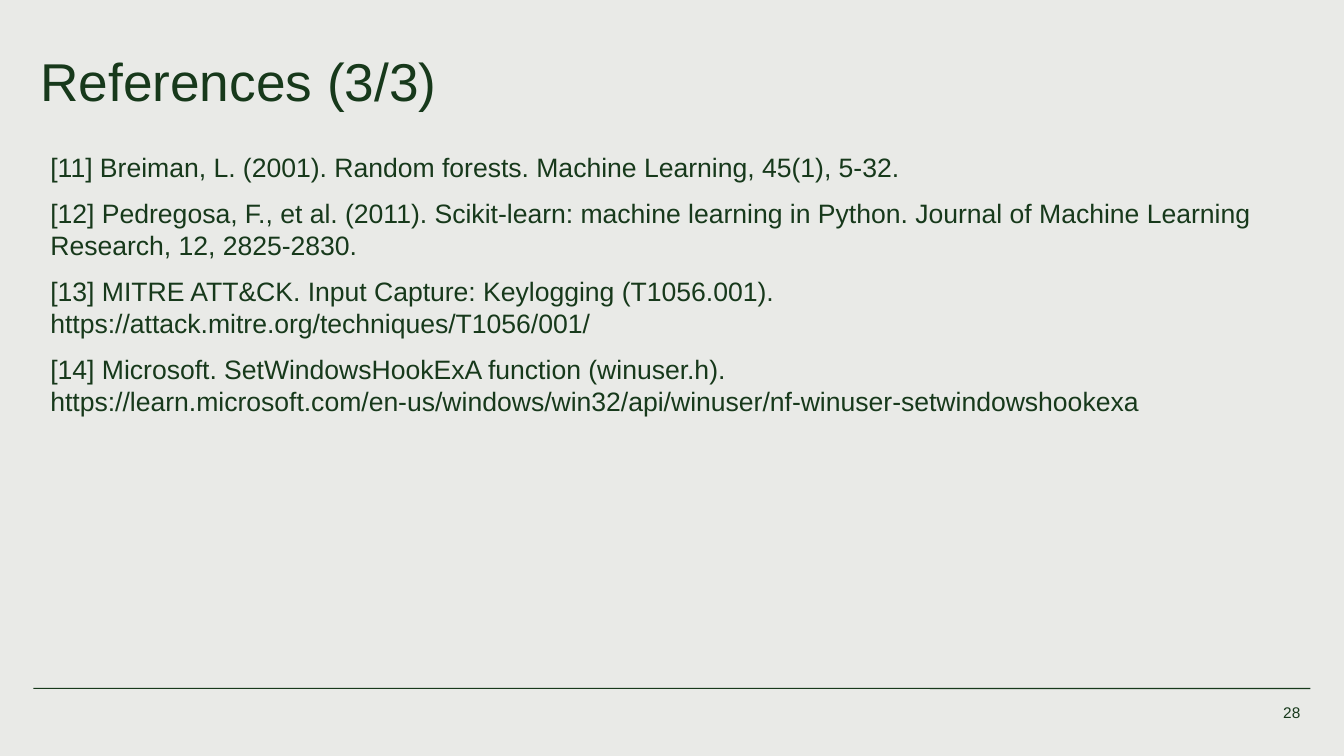
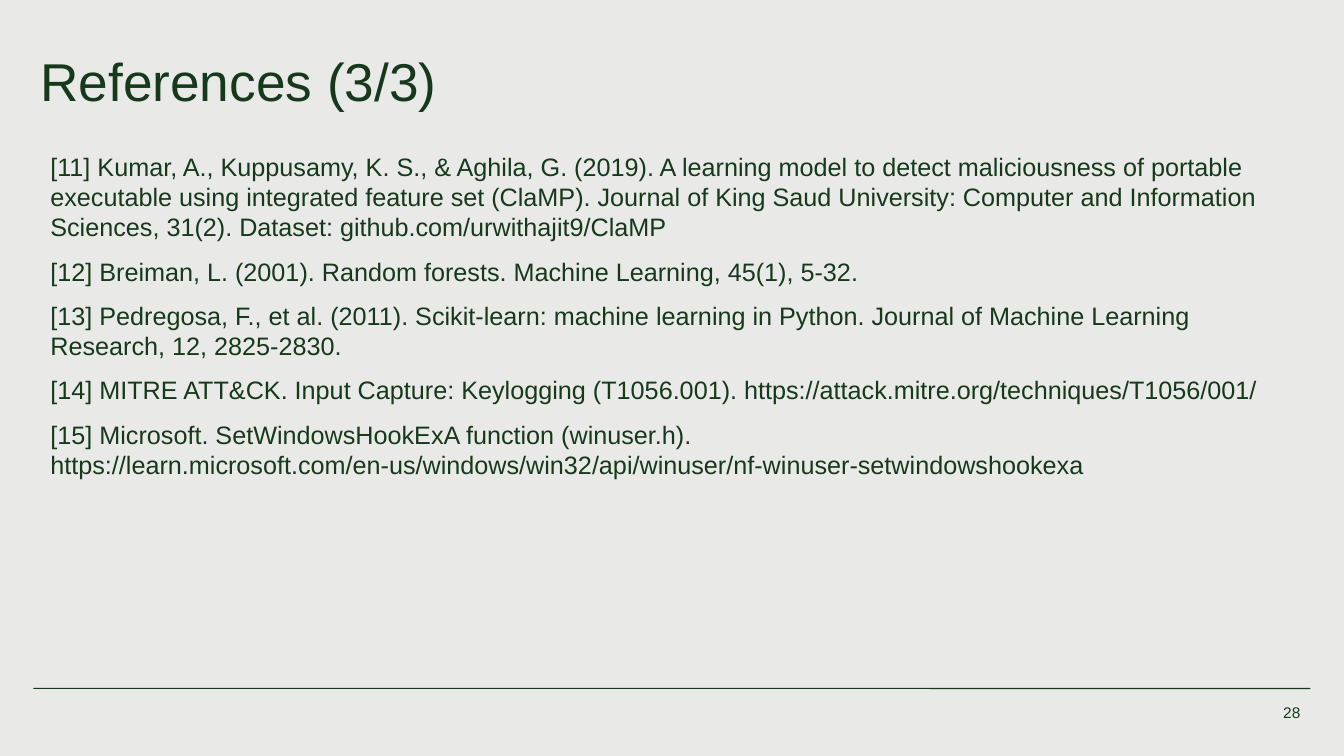
Before and after one commit to abijit2626/keyboard-hook-behavioral-detector, a slide deck: slide 28 of presentation/Keyboard_Hook_Behavioral_Detector.pptx. Drawn at 1344x756 pixels with LibreOffice and Linux fonts; fonts in the diff are those of the drawing. Boxes give left, top, right and bottom in pixels: in the first picture for what was removed or moved away, otherwise in the second. Text is boxed around its words. In the diff, an @@ line names an element or a change of style, - is before the commit and + after.

```diff
--- a/presentation/Keyboard_Hook_Behavioral_Detector.pptx
+++ b/presentation/Keyboard_Hook_Behavioral_Detector.pptx
@@ text at box(50, 157, 1256, 480): text changed; size 19 to 18 pt @@
-[11] Breiman, L. (2001). Random forests. Machine Learning, 45(1), 5-32.
-[12] Pedregosa, F., et al. (2011). Scikit-learn: machine learning in Python. Journal of Machine Learning Research, 12, 2825-2830.
-[13] MITRE ATT&CK. Input Capture: Keylogging (T1056.001). https://attack.mitre.org/techniques/T1056/001/
-[14] Microsoft. SetWindowsHookExA function (winuser.h). https://learn.microsoft.com/en-us/windows/win32/api/winuser/nf-winuser-setwindowshookexa
+[11] Kumar, A., Kuppusamy, K. S., & Aghila, G. (2019). A learning model to detect maliciousness of portable executable using integrated feature set (ClaMP). Journal of King Saud University: Computer and Information Sciences, 31(2). Dataset: github.com/urwithajit9/ClaMP
+[12] Breiman, L. (2001). Random forests. Machine Learning, 45(1), 5-32.
+[13] Pedregosa, F., et al. (2011). Scikit-learn: machine learning in Python. Journal of Machine Learning Research, 12, 2825-2830.
+[14] MITRE ATT&CK. Input Capture: Keylogging (T1056.001). https://attack.mitre.org/techniques/T1056/001/
+[15] Microsoft. SetWindowsHookExA function (winuser.h). https://learn.microsoft.com/en-us/windows/win32/api/winuser/nf-winuser-setwindowshookexa
```
Also in this commit, not shown: 8 other slides changed.
